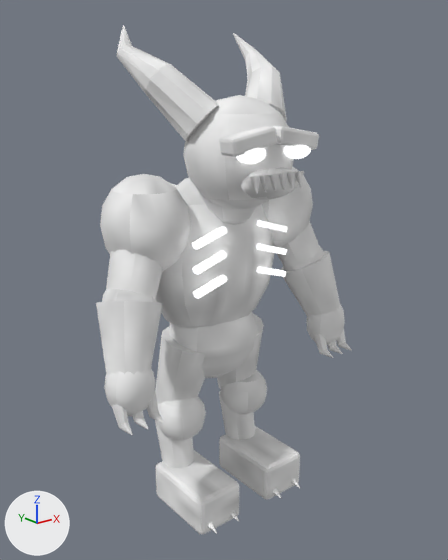
A saved change to the glTF model v2/assets/demons/imp.glb.
Both versions are drawn from a 50 mm camera at (-1.318, -1.686, 1.516) aimed at (0.027, -0.004, 0.844). The axes (+X, +Y, +Z) are drawn at lower left. The lights are the same throughout. The picture after the commit comes second.

The first picture shows 'body'.
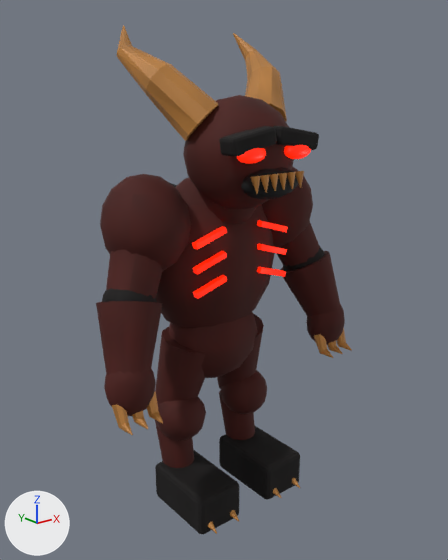
Where the change shows, as pixel boxes [x1, y1, x2, y2] in the pictures (448 x 560 px):
'body', surface changed (grey to brown)
    both: [96, 26, 352, 534]

Edits to the bpy script that builds the scene:
```text
Add img_black_roughness:
    img_black_roughness = load_image('black_roughness', '_unpacked/black_roughness', 128, 128, 'Non-Color')
Add img_black_albedo:
    img_black_albedo = load_image('black_albedo', '_unpacked/black_albedo', 128, 128, 'sRGB')
Add img_ember_emissive:
    img_ember_emissive = load_image('ember_emissive', '_unpacked/ember_emissive', 128, 128, 'sRGB')
Add img_ember_albedo:
    img_ember_albedo = load_image('ember_albedo', '_unpacked/ember_albedo', 128, 128, 'sRGB')
Add img_ember_roughness:
    img_ember_roughness = load_image('ember_roughness', '_unpacked/ember_roughness', 128, 128, 'Non-Color')
Add img_char_roughness:
    img_char_roughness = load_image('char_roughness', '_unpacked/char_roughness', 128, 128, 'Non-Color')
Add img_char_albedo:
    img_char_albedo = load_image('char_albedo', '_unpacked/char_albedo', 128, 128, 'sRGB')
Add img_bone_albedo:
    img_bone_albedo = load_image('bone_albedo', '_unpacked/bone_albedo', 128, 128, 'sRGB')
Add img_bone_emissive:
    img_bone_emissive = load_image('bone_emissive', '_unpacked/bone_emissive', 128, 128, 'sRGB')
Add img_bone_roughness:
    img_bone_roughness = load_image('bone_roughness', '_unpacked/bone_roughness', 128, 128, 'Non-Color')
Add img_skin_roughness:
    img_skin_roughness = load_image('skin_roughness', '_unpacked/skin_roughness', 128, 128, 'Non-Color')
Add img_skin_albedo:
    img_skin_albedo = load_image('skin_albedo', '_unpacked/skin_albedo', 128, 128, 'sRGB')
Change mat_skin:
    where n2 = _N.new('ShaderNodeTexImage'); n2.name = 'Image Texture'
    n2.image: img_forge_grain -> img_skin_albedo
    where n5 = _N.new('ShaderNodeTexImage'); n5.name = 'Image Texture.001'
    n5.image: img_forge_roughness -> img_skin_roughness
Change mat_char:
    where n2 = _N.new('ShaderNodeTexImage'); n2.name = 'Image Texture'
    n2.image: img_forge_grain -> img_char_albedo
    where n5 = _N.new('ShaderNodeTexImage'); n5.name = 'Image Texture.001'
    n5.image: img_forge_roughness -> img_char_roughness
Change mat_ember:
    where n2 = _N.new('ShaderNodeTexImage'); n2.name = 'Image Texture'
    n2.image: img_forge_emission -> img_ember_emissive
    where n3 = _N.new('ShaderNodeTexImage'); n3.name = 'Image Texture.001'
    n3.image: img_forge_grain -> img_ember_albedo
    where n6 = _N.new('ShaderNodeTexImage'); n6.name = 'Image Texture.002'
    n6.image: img_forge_roughness -> img_ember_roughness
Change mat_black:
    where n2 = _N.new('ShaderNodeTexImage'); n2.name = 'Image Texture'
    n2.image: img_forge_grain -> img_black_albedo
    where n5 = _N.new('ShaderNodeTexImage'); n5.name = 'Image Texture.001'
    n5.image: img_forge_roughness -> img_black_roughness
Change mat_bone:
    remove # nodes: BsdfPrincipled, Math, NormalMap, OutputMaterial, SeparateColor, TexImage x3
    remove # uses the picture img_forge_grain
    nodes: BsdfPrincipled, Math, NormalMap, OutputMaterial, SeparateColor, TexImage x4
    uses the picture img_bone_albedo
    uses the picture img_bone_emissive
    uses the picture img_bone_roughness
    remove # uses the picture img_forge_roughness
```
